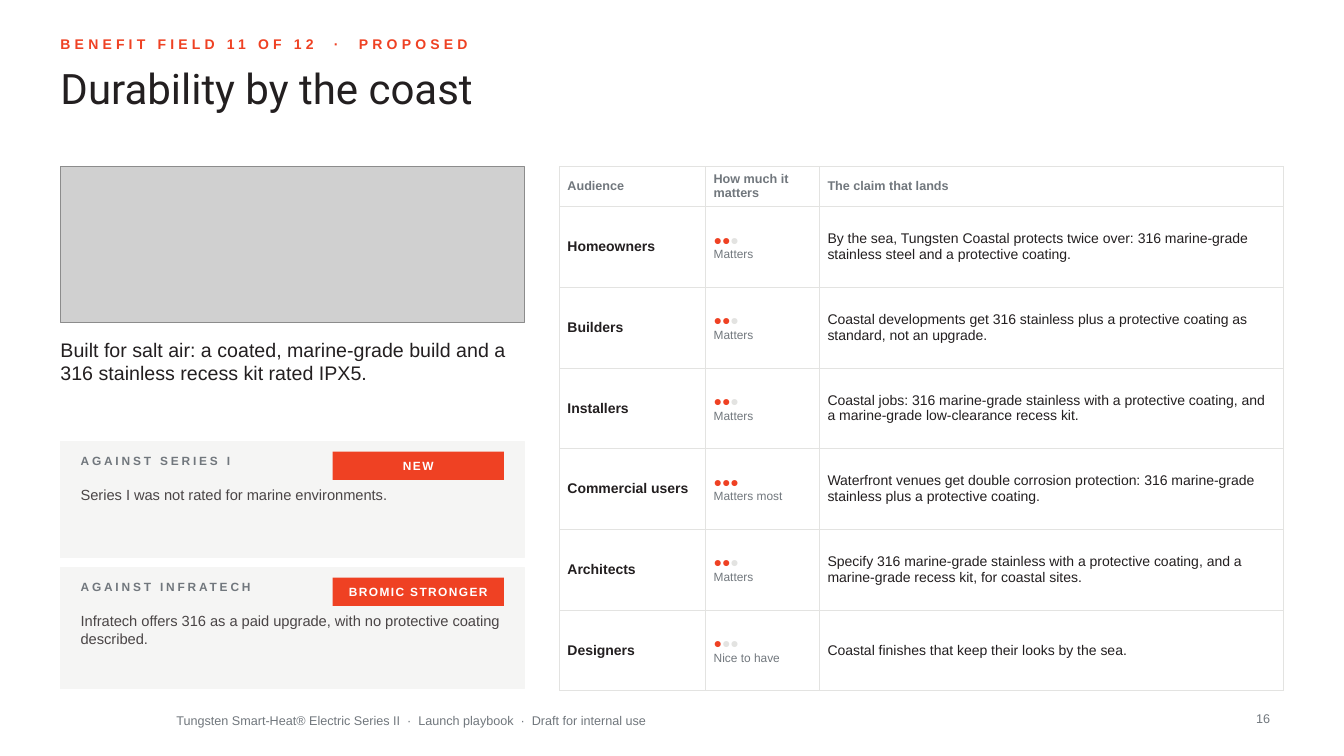
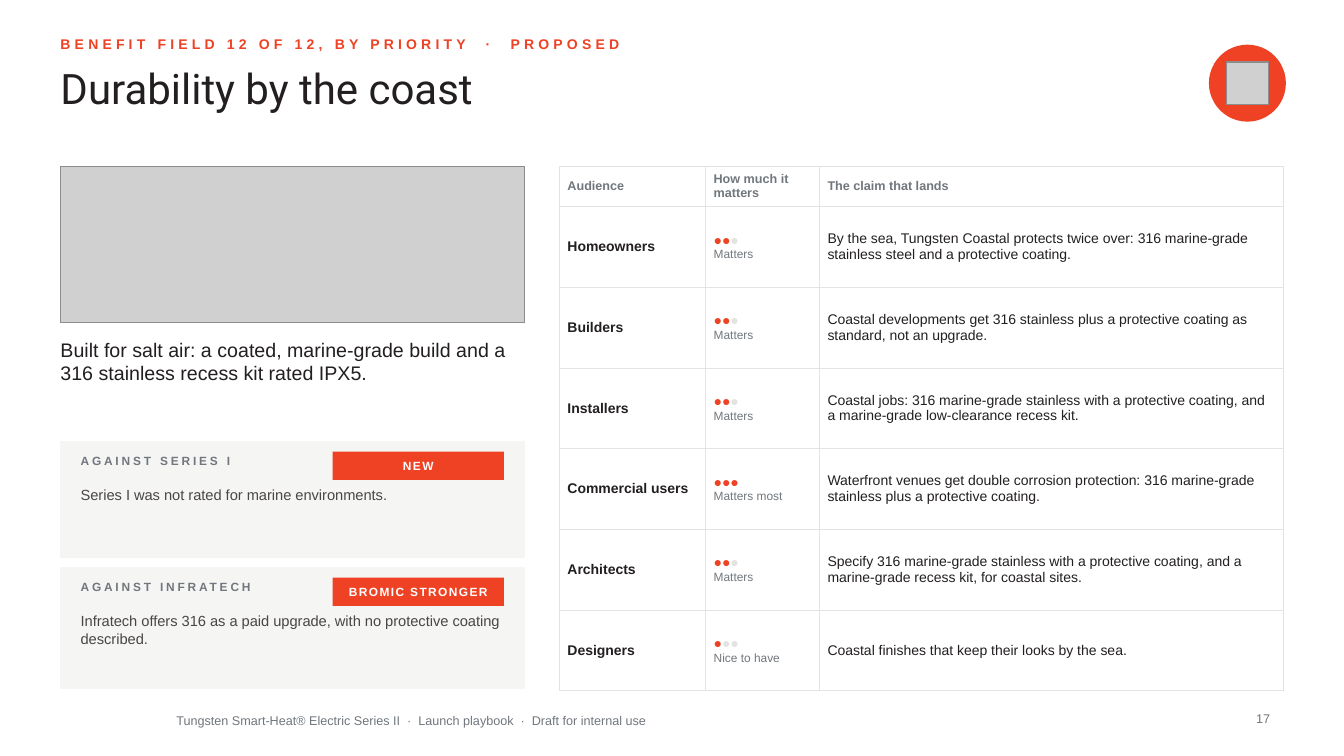
Before and after one commit to aayuvis/Bromic_Marketing, a slide deck: slide 17 of decks/Tungsten-Series-II-Launch-Playbook.pptx (slide 16 before the commit). Drawn at 1344x756 pixels with LibreOffice and Linux fonts; fonts in the diff are those of the drawing; grey boxes stand for pictures; background and template pictures are left out. Boxes give left, top, right and bottom in pixels: in the first picture for what was removed or moved away, otherwise in the second. Text is boxed around its words. In the diff, an @@ line names an element or a change of style, - is before the commit and + after.

```diff
--- a/decks/Tungsten-Series-II-Launch-Playbook.pptx
+++ b/decks/Tungsten-Series-II-Launch-Playbook.pptx
@@ text at (60, 39, 619, 51): text changed @@
-BENEFIT FIELD 11 OF 12 · PROPOSED
+BENEFIT FIELD 12 OF 12, BY PRIORITY · PROPOSED
@@ ellipse added at (1210, 45, 1286, 121), fill #EF4123, outline #EF4123 1 pt @@
@@ picture added at (1226, 62, 1268, 104) @@
@@ page number at (1256, 714, 1270, 723): text changed @@
-16
+17
```
Also in this commit, not shown: 36 other slides changed, 3 slides added, 1 slide removed, 7 other files.
